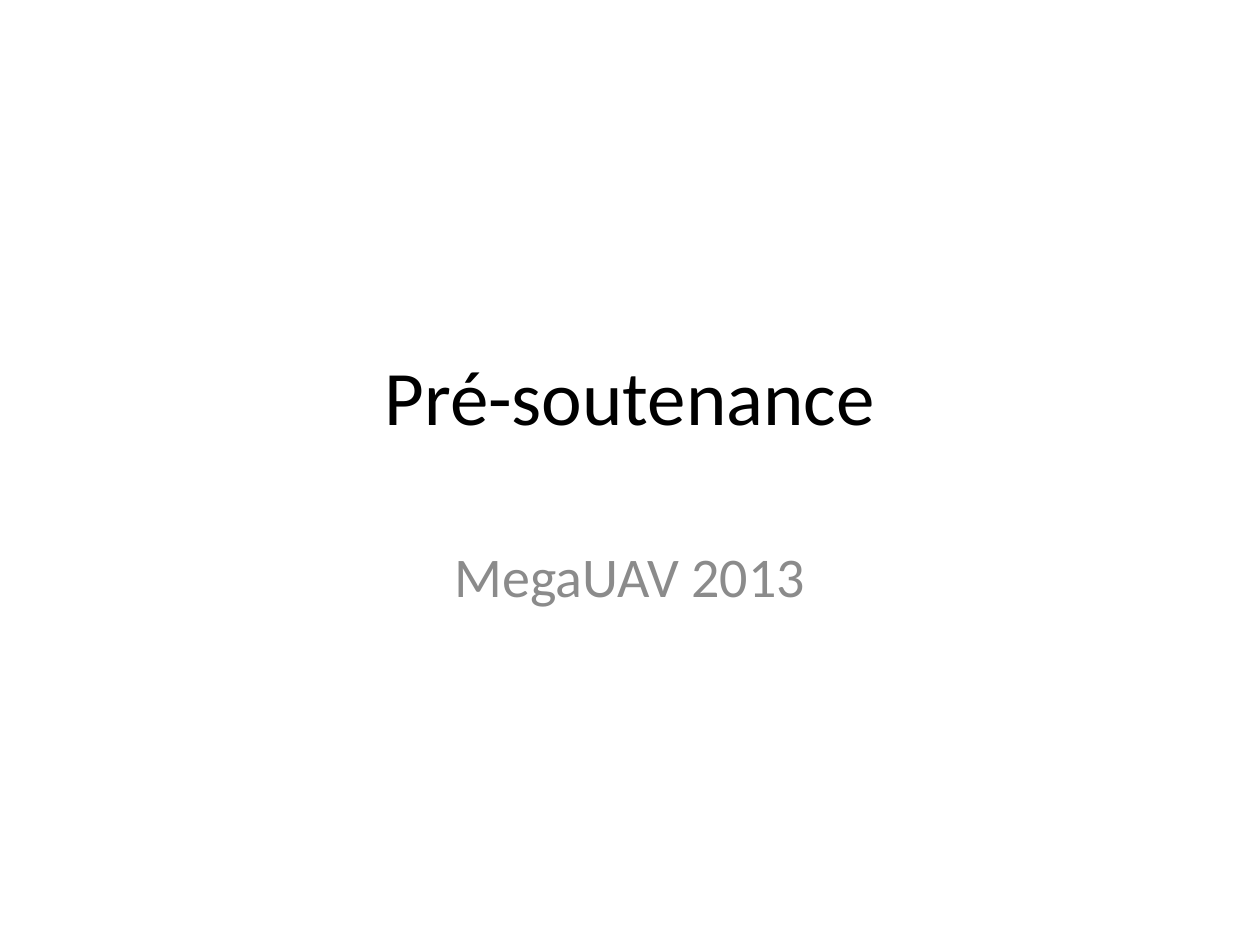
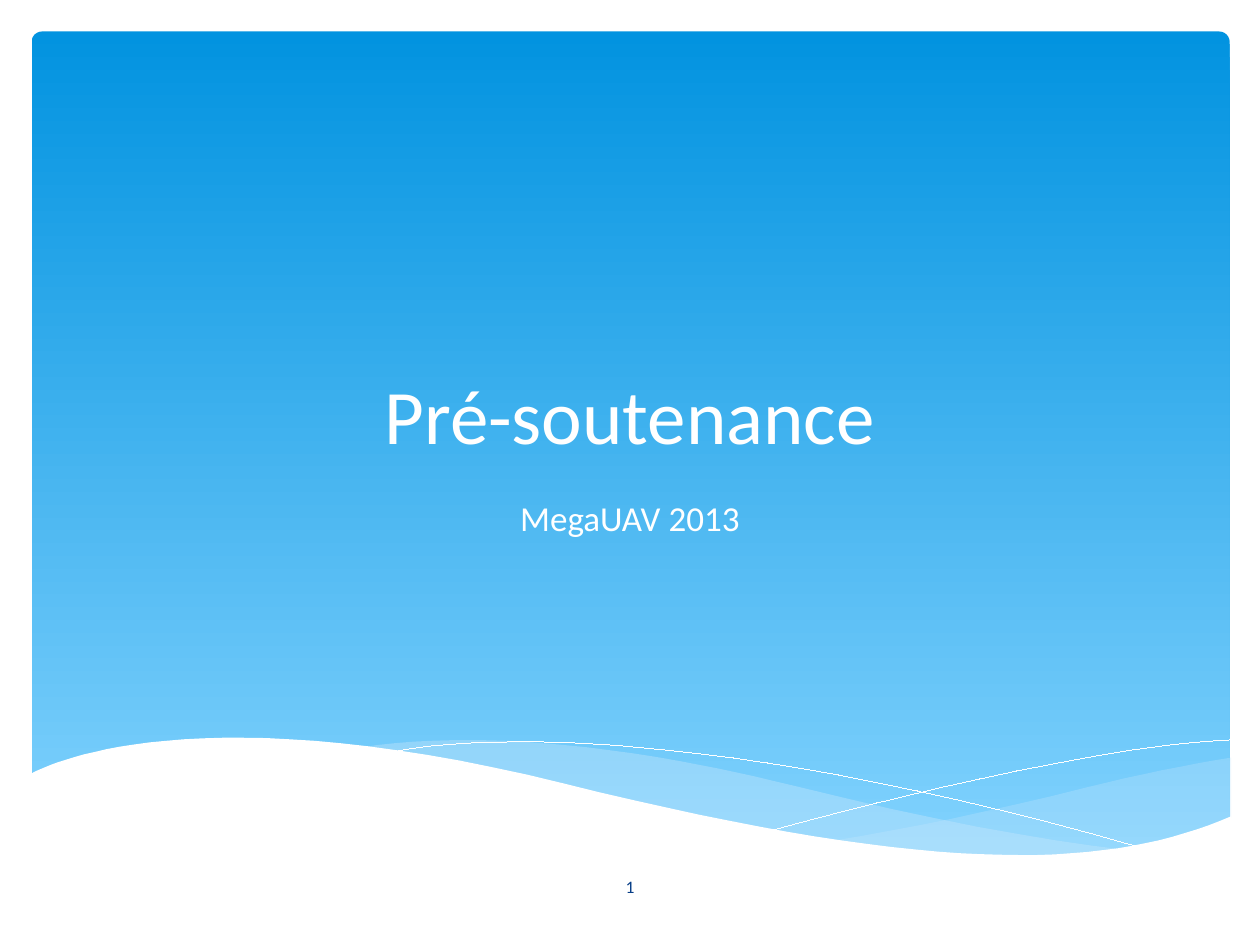
Before and after one commit to xzar/megauav2013, a slide deck: slide 1 of docs/Soutenance/PréSoutenance 0511.pptx. Drawn at 1260x945 pixels with LibreOffice and Linux fonts; fonts in the diff are those of the drawing. Boxes give left, top, right and bottom in pixels: in the first picture for what was removed or moved away, otherwise in the second. Text is boxed around its words. In the diff, an @@ line names an element or a change of style, - is before the commit and + after.

Commit message:
fin de la pré soutenance

```diff
--- a/docs/Soutenance/PréSoutenance 0511.pptx
+++ b/docs/Soutenance/PréSoutenance 0511.pptx
@@ rounded rectangle added at [32, 32, 1230, 863], fill gradient #0293E0 to #83D3FE @@
@@ title "Pré-soutenance": place and size @@
-title "Pré-soutenance" at [384, 372, 874, 426]
+title "Pré-soutenance" at [384, 391, 874, 445]
@@ title "Pré-soutenance" at [384, 391, 874, 445]: text colour #000000 to #FFFFFF; vertical alignment middle to bottom @@
@@ subtitle "MegaUAV 2013": place and size @@
-subtitle "MegaUAV 2013" at [454, 561, 805, 607]
+subtitle "MegaUAV 2013" at [520, 508, 740, 537]
@@ subtitle "MegaUAV 2013" at [520, 508, 740, 537]: size 32 to 20 pt, text colour #8C8C8C to #FFFFFF; less space between paragraphs @@
@@ group added at [29, 738, 1231, 922]: 5 freeform shapes @@
@@ page number added at [626, 881, 635, 893], 10 pt, text #073E87 @@
+1
```
Also in this commit, not shown: 8 other slides changed, 6 slides added, 3 slides removed.
